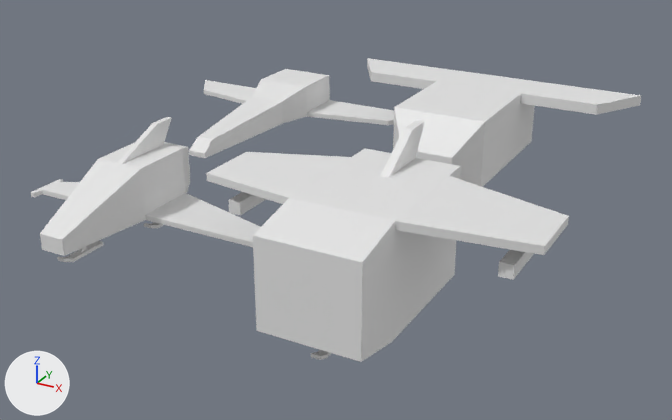
Before and after pictures for a commit that changed the FBX model game/assets/models/ships.fbx.
Before and after are seen from a 50 mm lens placed at (10.96, -11.98, 6.46), pointed at (3.14, 2.24, -0.65). Arrows for +X, +Y and +Z are at lower left; the lights stay in place. Materials are left out; every surface is plain grey.

The first picture shows 'Cube.001', 'Cube.003', 'Foot', 'ProtoBig', 'ProtoSmall', 'ShipBig', 'ShipSmall'.
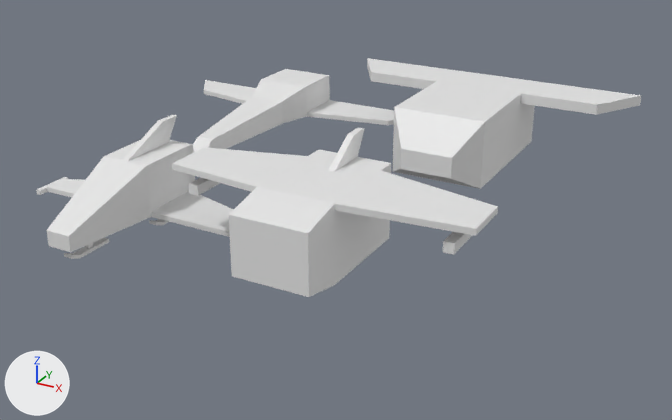
Diff of the bpy script that builds the scene:
```diff
--- a/game/assets/models/ships.fbx.py
+++ b/game/assets/models/ships.fbx.py
@@ me_foot @@
 me_foot.from_pydata(...)  # 20 vertices, 16 faces; spans x -1.26..1.26, y -9.01..5.9, z -1.15..1.0
 # used by ob_foot; location = (0.0, -1.19, -0.62); scale = (0.0643, 0.0643, 0.163)
+# me_foot part 7: the loose piece of 12 vertices spanning x -1.26..1.26, y -9.01..5.9, z -1.15..-0.23 is scaled about its middle by (0.0643, 0.0643, 0.163), then moved by (0.0, 0.42, -0.05)
+# me_foot part 8: the loose piece of 12 vertices spanning x -1.26..1.26, y -9.01..5.9, z -1.15..-0.23 is copied, and the copy is scaled about its middle by (0.0643, 0.0643, 0.163), then moved by (0.4, 2.21, -0.05); it spans x 0.32..0.48, y 0.17..1.13, z -0.81..-0.66
@@ me_shipbig @@
 # used by ob_shipbig; location = (5.0, 0.0, 0.0)
-me_shipbig.from_pydata(...)  # 118 vertices, 77 faces; spans x -2.88..2.88, y -2.0..1.8, z -1.0..1.55
+me_shipbig.from_pydata(...)  # 118 vertices, 79 faces; spans x -2.79..2.79, y -1.43..1.58, z -0.51..1.32
+# me_shipbig part 1: a new loose piece, a box spanning x -2.46..-2.28, y -0.12..0.76, z 0.22..0.41
+# me_shipbig part 2: a new loose piece, a box spanning x 2.28..2.46, y -0.12..0.76, z 0.22..0.41
+# me_shipbig part 3: the loose piece of 38 vertices spanning x -2.88..2.88, y -2.0..1.8, z -1.0..1.55 is rebuilt with 38 vertices and now spans x -2.79..2.79, y -1.43..1.58, z -0.51..1.32
+# me_shipbig part 4: the loose piece of 8 vertices spanning x -2.47..-2.24, y -0.35..0.76, z 0.16..0.39 is deleted
+# me_shipbig part 5: the loose piece of 8 vertices spanning x 2.24..2.47, y -0.35..0.76, z 0.16..0.39 is deleted
@@ me_shipsmall @@
 me_shipsmall.from_pydata(...)  # 84 vertices, 62 faces; spans x -2.75..2.75, y -2.5..0.9, z -0.83..0.95
 # used by ob_shipsmall; location = (0.0, 0.57, 0.0)
+# me_shipsmall part 6: the whole mesh is moved by (0.0, 0.73, 0.0)
@@ ob_foot @@
 ob_foot = bpy.data.objects.new('Foot', me_foot)
-ob_foot.location = (0.0, -1.19, -0.62)
-ob_foot.scale = (0.0643, 0.0643, 0.163)
+ob_foot.location = (0.0, 0.0, 0.0)
@@ ob_shipbig @@
 ob_shipbig = bpy.data.objects.new('ShipBig', me_shipbig)
-ob_shipbig.location = (5.0, 0.0, 0.0)
+ob_shipbig.location = (4.0, 0.0, 0.0)
@@ ob_shipsmall @@
 ob_shipsmall = bpy.data.objects.new('ShipSmall', me_shipsmall)
-ob_shipsmall.location = (0.0, 0.57, 0.0)
+ob_shipsmall.location = (0.0, 0.0, 0.0)
```

Where the change shows, as pixel boxes [x1, y1, x2, y2] in the pictures (672 x 420 px; the box of a moved part takes in the faces that stretch with it):
'ShipBig', reshaped, moved (10% narrower, 30% shorter)
    before: [206, 120, 569, 362]
    after: [172, 128, 498, 297]
'ShipSmall', moved
    before: [31, 117, 261, 256]
    after: [36, 115, 234, 252]
'Foot', reshaped, moved, rescaled
    before: [57, 241, 104, 262]
    after: [64, 219, 169, 259]
'Cube.003', no longer drawn
    before: [311, 350, 332, 360]
'Cube.001', no longer drawn
    before: [144, 222, 163, 229]
part 1 of me_shipbig, added
    after: [189, 178, 220, 196]
part 2 of me_shipbig, added
    after: [443, 232, 473, 255]
part 3 of me_shipbig, rebuilt (10% narrower, 30% shorter)
    before: [206, 120, 569, 362]
    after: [172, 128, 498, 297]
part 4 of me_shipbig, deleted
    before: [228, 192, 266, 216]
part 5 of me_shipbig, deleted
    before: [498, 250, 534, 280]
part 7 of me_foot, moved or reshaped
    before: [57, 222, 332, 360]
    after: [64, 237, 109, 259]
part 8 of me_foot, added
    after: [149, 219, 169, 225]
